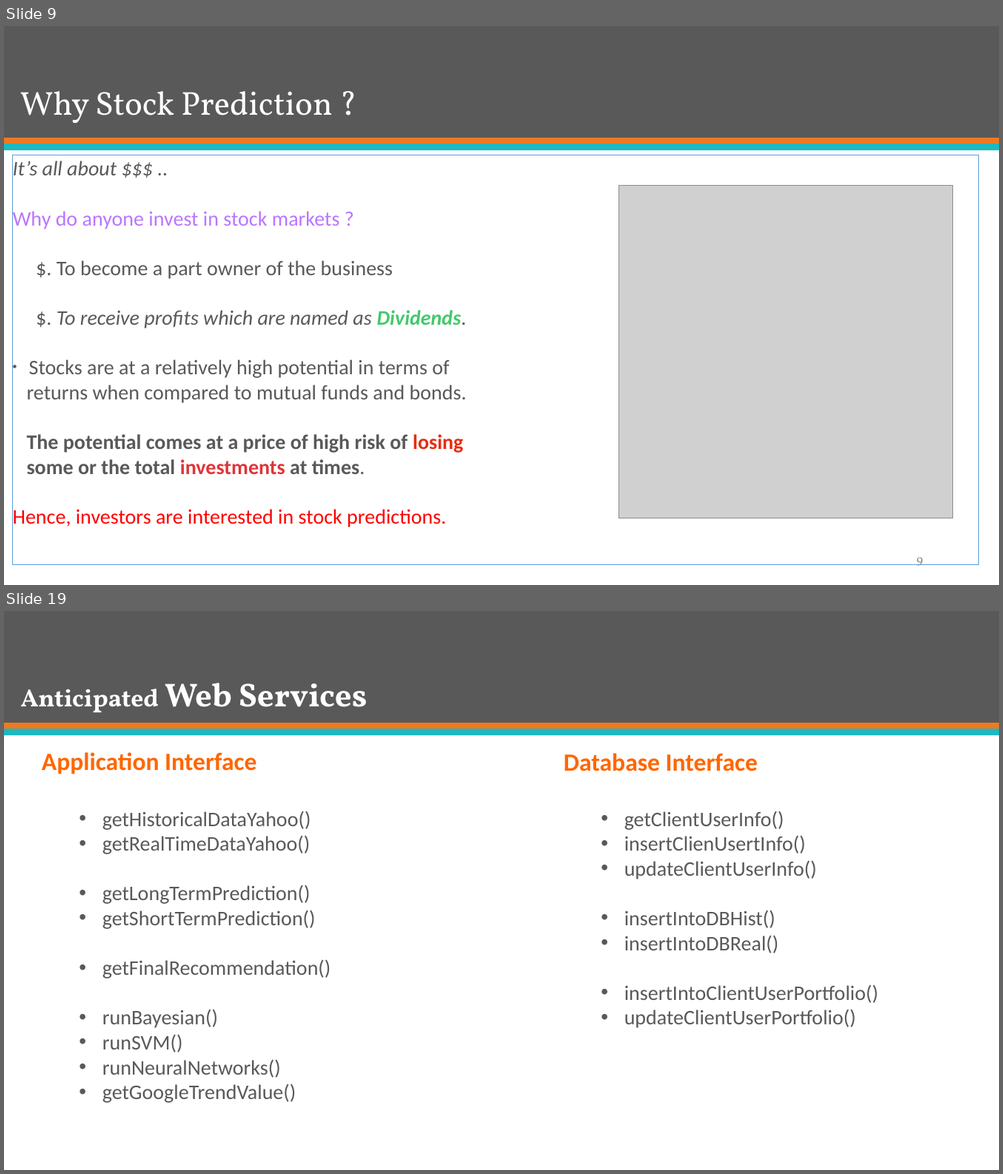
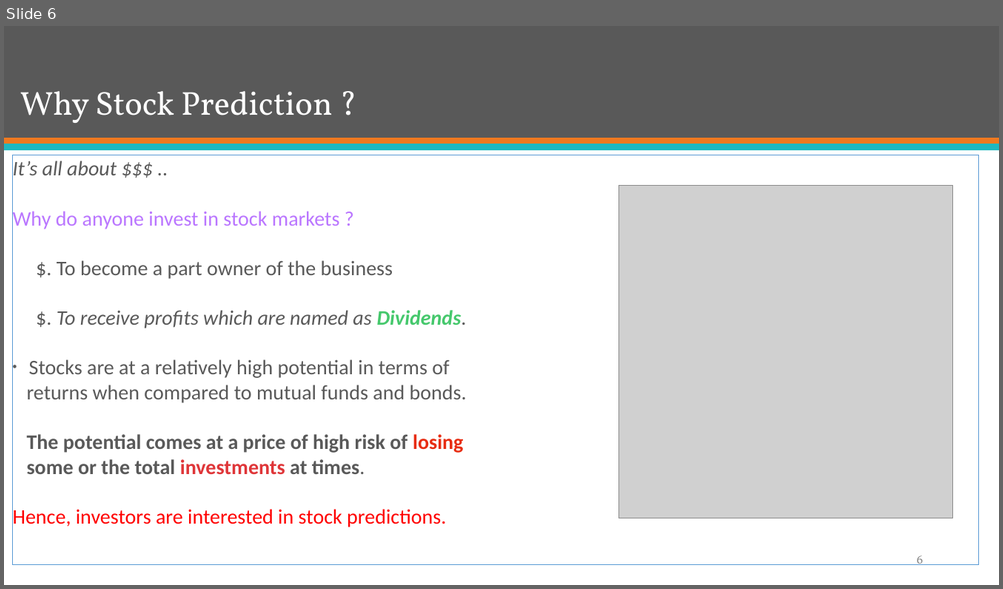
Before and after one commit to mJaiswal/Stock-Market-Prediction-Project, a slide deck: All Documentation/Presentations/Group 13 - ECE 568 - Final Project Preliminary Presentation.pptx. Shown one above the other, each under a label of ours: slides 9 and 19 before the commit, slide 6 after it; the slides between them are not shown. The pictures are 1003x1174 and 1003x589 pixels, drawn with LibreOffice and Linux fonts; fonts in the diff are those of the drawing; grey boxes stand for pictures. Boxes give left, top, right and bottom in pixels: in the first picture for what was removed or moved away, otherwise in the second. Text is boxed around its words. In the diff, an @@ line names an element or a change of style, - is before the commit and + after.

```diff
--- a/All Documentation/Presentations/Group 13 - ECE 568 - Final Project Preliminary Presentation.pptx
+++ b/All Documentation/Presentations/Group 13 - ECE 568 - Final Project Preliminary Presentation.pptx
@@ slide 19 removed at [4,611,999,1170], background #FFFFFF; not listed: 3 template elements that a slide beside it also shows @@
@@ title removed at [21,683,367,712] @@
-Anticipated Web Services
@@ text removed at [42,752,331,1103] @@
-Application Interface
-  • getHistoricalDataYahoo()
-  • getRealTimeDataYahoo()
-  • getLongTermPrediction()
-  • getShortTermPrediction()
-  • getFinalRecommendation()
-  • runBayesian()
-  • runSVM()
-  • runNeuralNetworks()
-  • getGoogleTrendValue()
@@ text removed at [563,753,878,1028] @@
-Database Interface
-  • getClientUserInfo()
-  • insertClienUsertInfo()
-  • updateClientUserInfo()
-  • insertIntoDBHist()
-  • insertIntoDBReal()
-  • insertIntoClientUserPortfolio()
-  • updateClientUserPortfolio()
@@ what was slide 9 is now slide 6 @@
@@ page number at [916,556,922,565]: text changed @@
-9
+6
```
Also in this commit, not shown: 9 slides changed, 2 slides added, 10 other slides removed, 1 other file.
